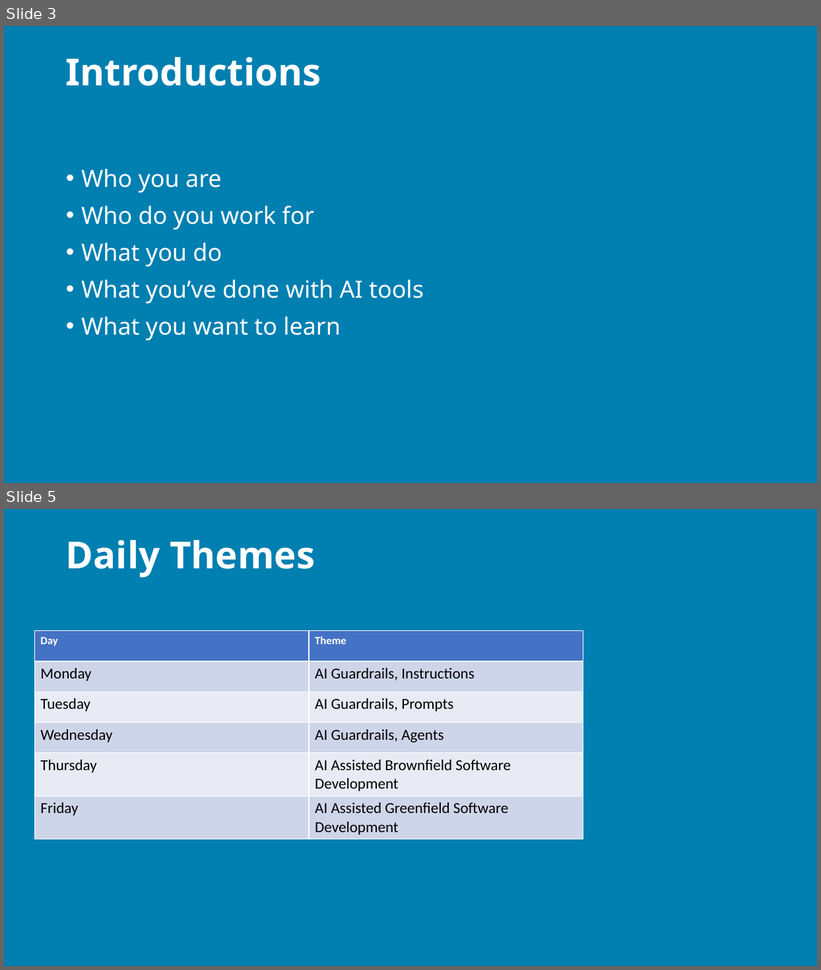
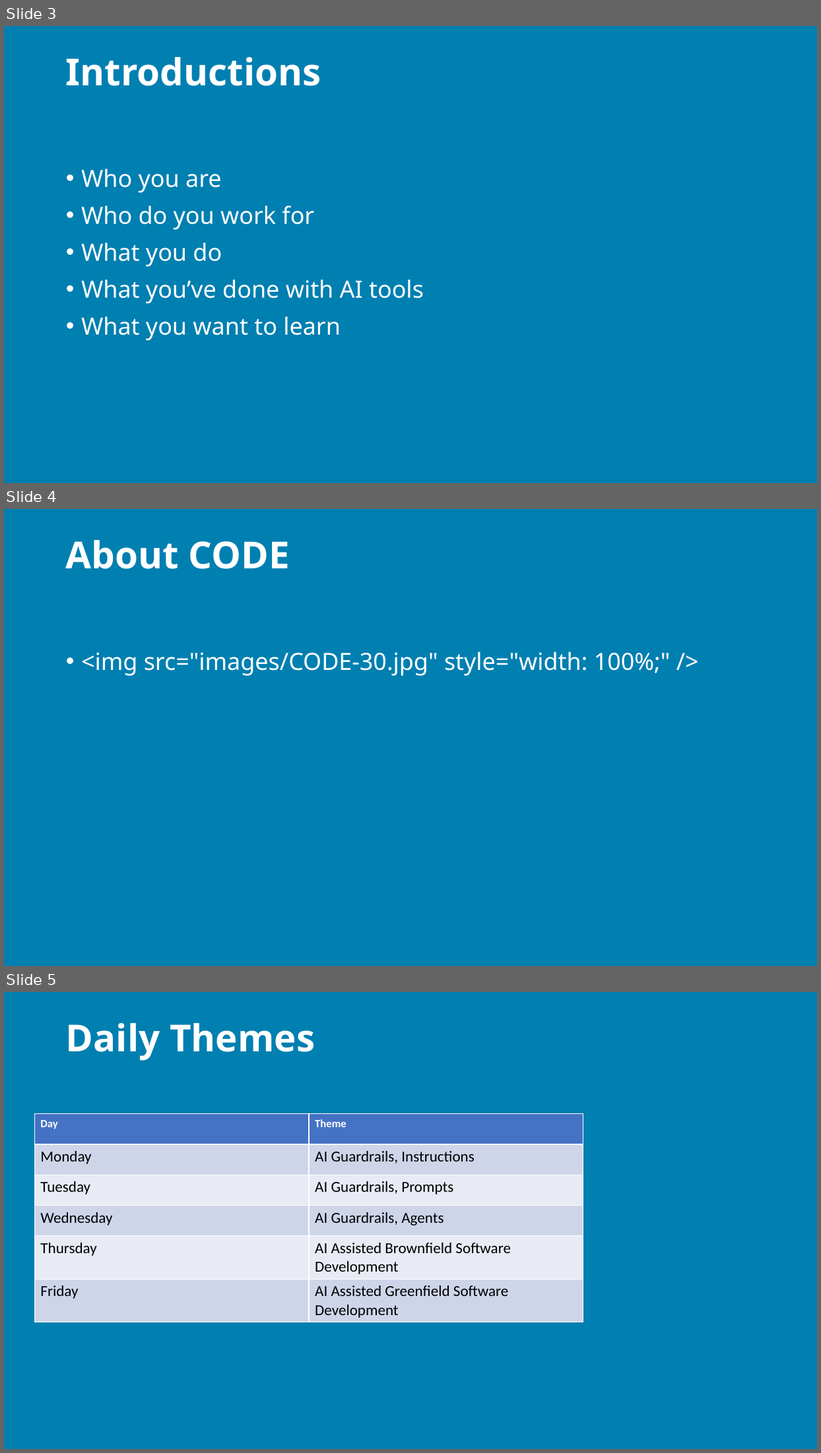
Before and after one commit to j0hnnymiller/AI-Assisted-Software-Development, a slide deck: Slides/output/aiasd-311-monday-draft.pptx. Shown one above the other, each under a label of ours: slides 3 and 5 before the commit, slides 3, 4 and 5 after it; the slides between them are not shown. The pictures are 821x970 and 821x1453 pixels, drawn with LibreOffice and Linux fonts; fonts in the diff are those of the drawing; background and template pictures are left out. Boxes give left, top, right and bottom in pixels: in the first picture for what was removed or moved away, otherwise in the second. Text is boxed around its words. In the diff, an @@ line names an element or a change of style, - is before the commit and + after.

```diff
--- a/Slides/output/aiasd-311-monday-draft.pptx
+++ b/Slides/output/aiasd-311-monday-draft.pptx
@@ slide 4 added at [4,509,817,966], background picture (left out) @@
@@ title added at [66,540,290,569], 44 pt, text #FFFFFF, bold @@
+About CODE
@@ text added at [81,652,671,676], 28 pt, text #FFFFFF @@
+• <img src="images/CODE-30.jpg" style="width: 100%;" />
```
Also in this commit, not shown: 2 slides removed, 1 other file.
